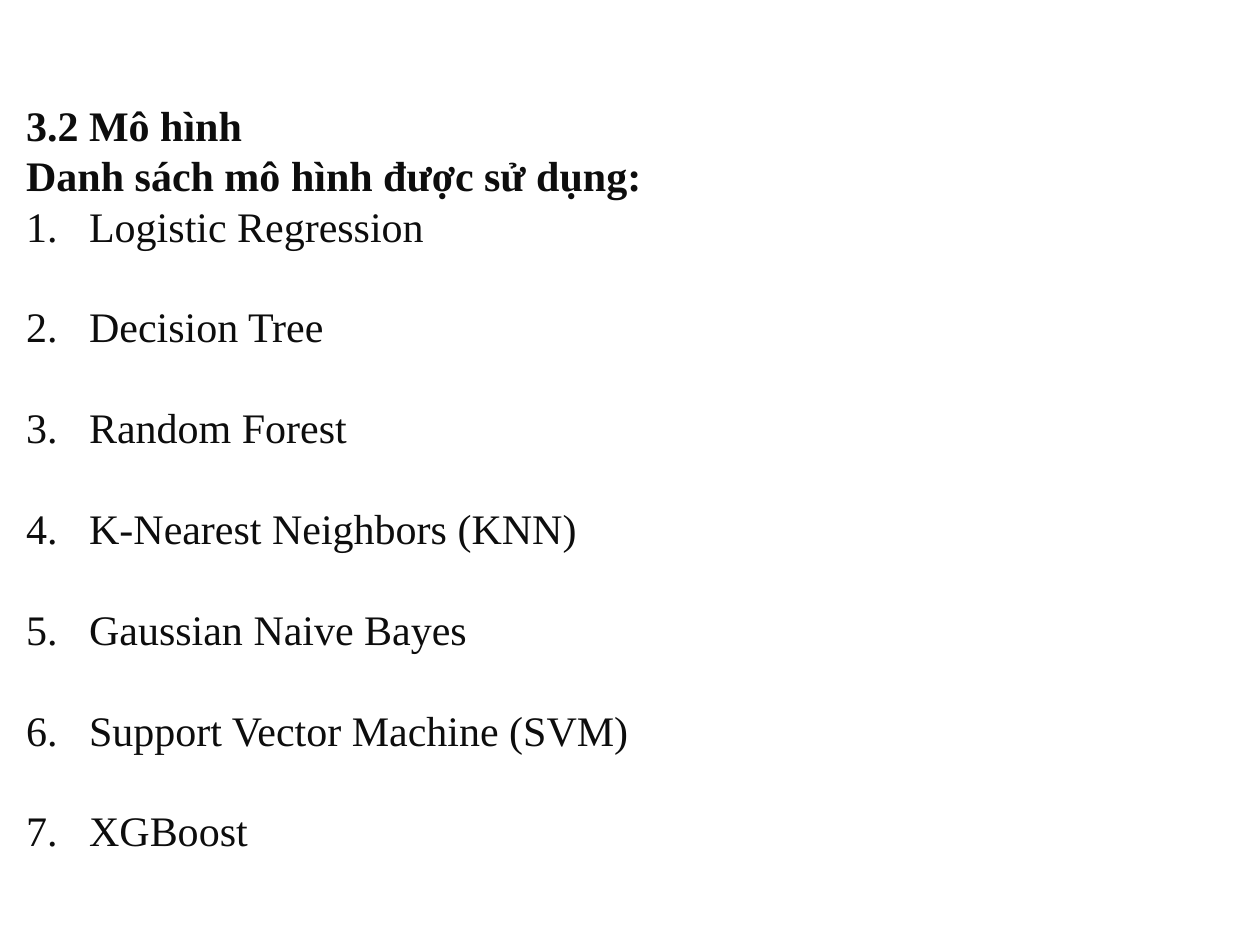
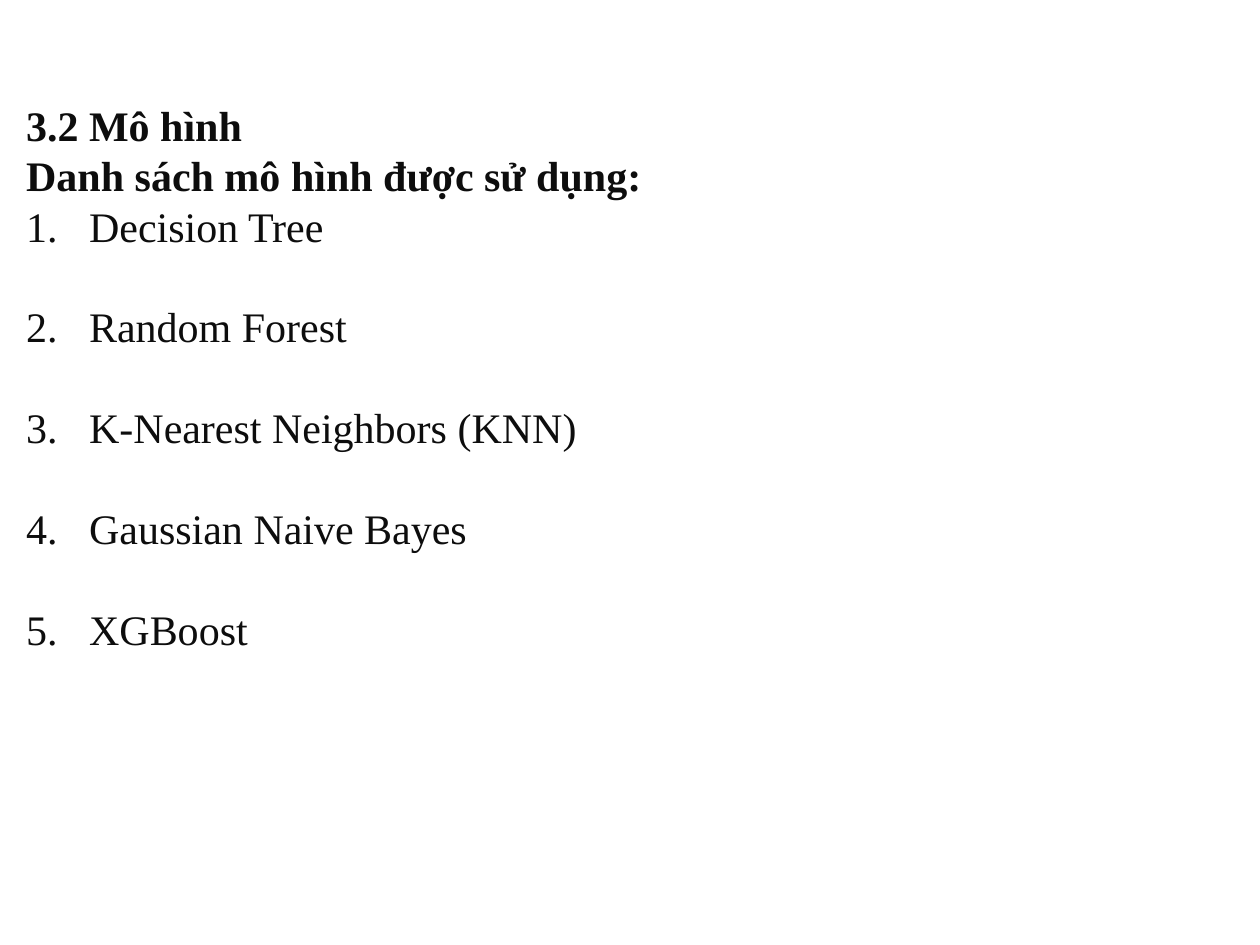
Before and after one commit to VietHung3004/Project_2, a slide deck: slide 23 of cnpm pdf.pptx (slide 10 before the commit). Drawn at 1260x945 pixels with LibreOffice and Linux fonts; fonts in the diff are those of the drawing; background and template pictures are left out. Boxes give left, top, right and bottom in pixels: in the first picture for what was removed or moved away, otherwise in the second. Text is boxed around its words. In the diff, an @@ line names an element or a change of style, - is before the commit and + after.

```diff
--- a/cnpm pdf.pptx
+++ b/cnpm pdf.pptx
@@ text at <box>89,214,424,251</box>: paragraph removed @@
-1. Logistic Regression
@@ text at <box>89,717,628,755</box>: paragraph removed @@
-6. Support Vector Machine (SVM)
```
Also in this commit, not shown: 7 other slides changed, 13 slides added, 10 other files.
